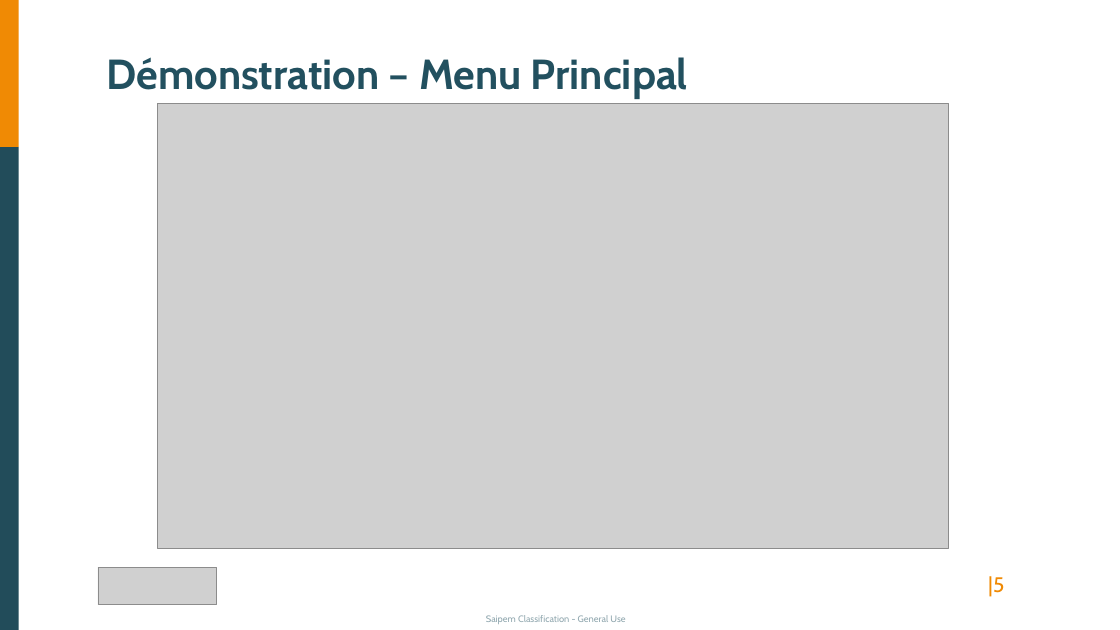
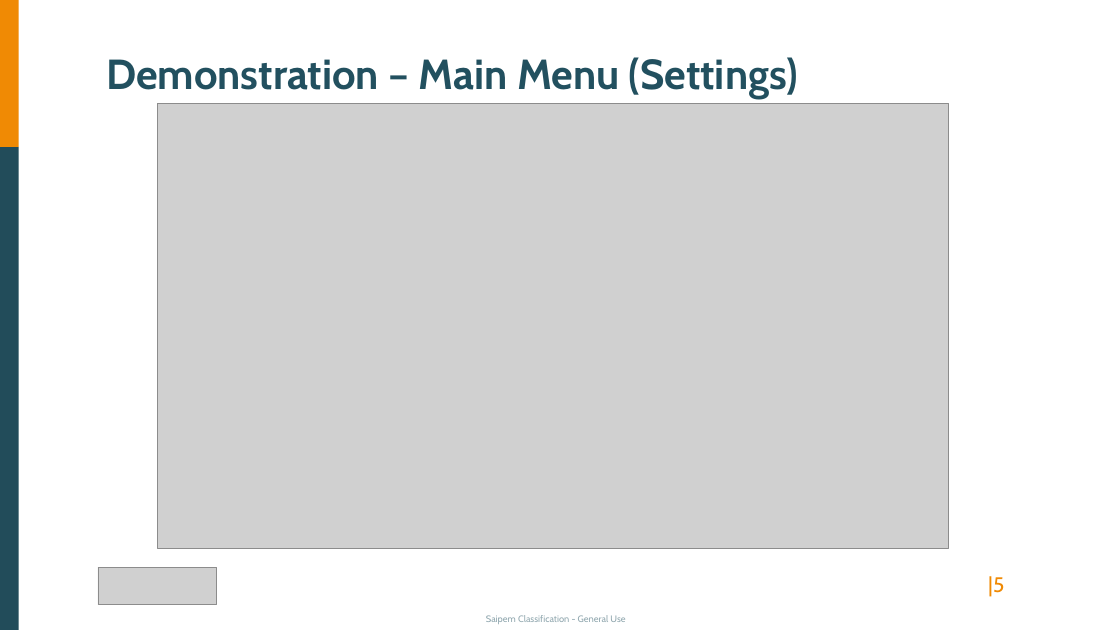
Before and after one commit to Starlight-25/DrillingMachine-DigitalTwin, a slide deck: slide 5 of ProjectInfo/Presentation.pptx. Drawn at 1120x630 pixels with LibreOffice and Linux fonts; fonts in the diff are those of the drawing; grey boxes stand for pictures. Boxes give left, top, right and bottom in pixels: in the first picture for what was removed or moved away, otherwise in the second. Text is boxed around its words. In the diff, an @@ line names an element or a change of style, - is before the commit and + after.

```diff
--- a/ProjectInfo/Presentation.pptx
+++ b/ProjectInfo/Presentation.pptx
@@ text at (106, 57, 798, 99): text changed @@
-Démonstration – Menu Principal
+Demonstration – Main Menu (Settings)
```
Also in this commit, not shown: 6 other slides changed, 1 slide added, 1 other file.
